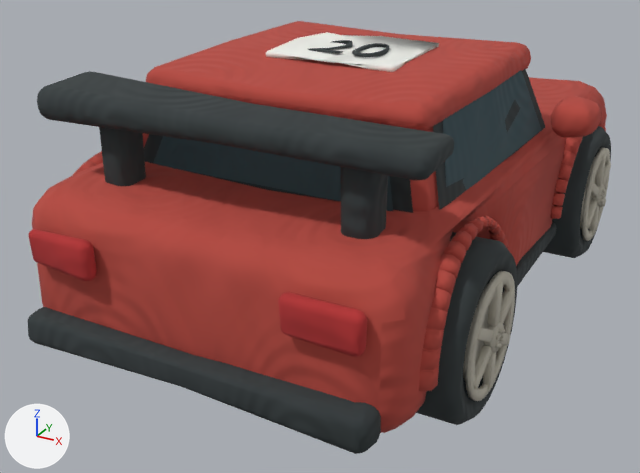
A saved change to the glTF model assets/styles/bright_clay/models/car_speed.glb.
One viewpoint serves both versions: a 50 mm camera at (2.37, -4.91, 2.7) aimed at (-0.17, -0.3, 0.39). Arrows for +X, +Y and +Z are at lower left; the lights stay in place. The older version comes first. Where no turn or scale is listed for an object, it has been applied to the vertices. Vertices at exactly the same position are counted once.

Names of what the first picture shows: 'Body', 'WheelMesh.001', 'WheelMesh.003'.
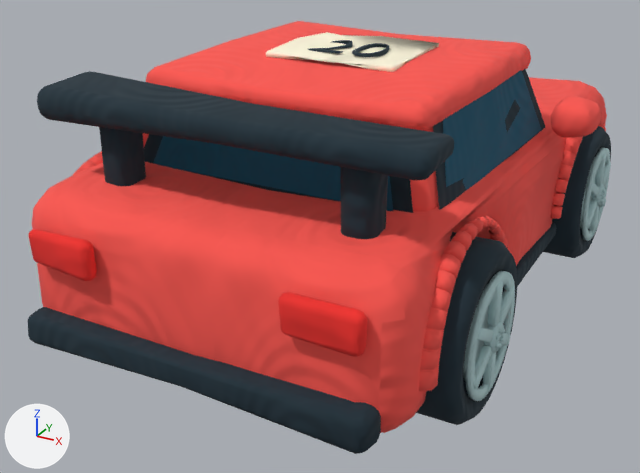
Patch to the scene script:
```diff
--- a/assets/styles/bright_clay/models/car_speed.glb.py
+++ b/assets/styles/bright_clay/models/car_speed.glb.py
@@ me_cylinder_025 @@
 me_cylinder_025.from_pydata(...)  # 4399 vertices, 8298 faces; spans x -0.2..2.44, y -2.7..1.42, z -0.57..0.86
 # used by ob_body; location = (-1.12, 0.635, 0.762)
+# me_cylinder_025 part 1: 8298 faces centred in x -0.2..2.44, y -2.69..1.42, z -0.56..0.85 are repainted in the vertex colours; the middle colour goes from red #b5483e to red #fd564e
 me_cylinder_025.materials.append(mat_handworked_clay)
```

Where the change shows, as pixel boxes (x1, y1, x2, y2) in the pictures (640 x 473 px):
part 1 of me_cylinder_025, recoloured
    both: (28, 21, 607, 452)
